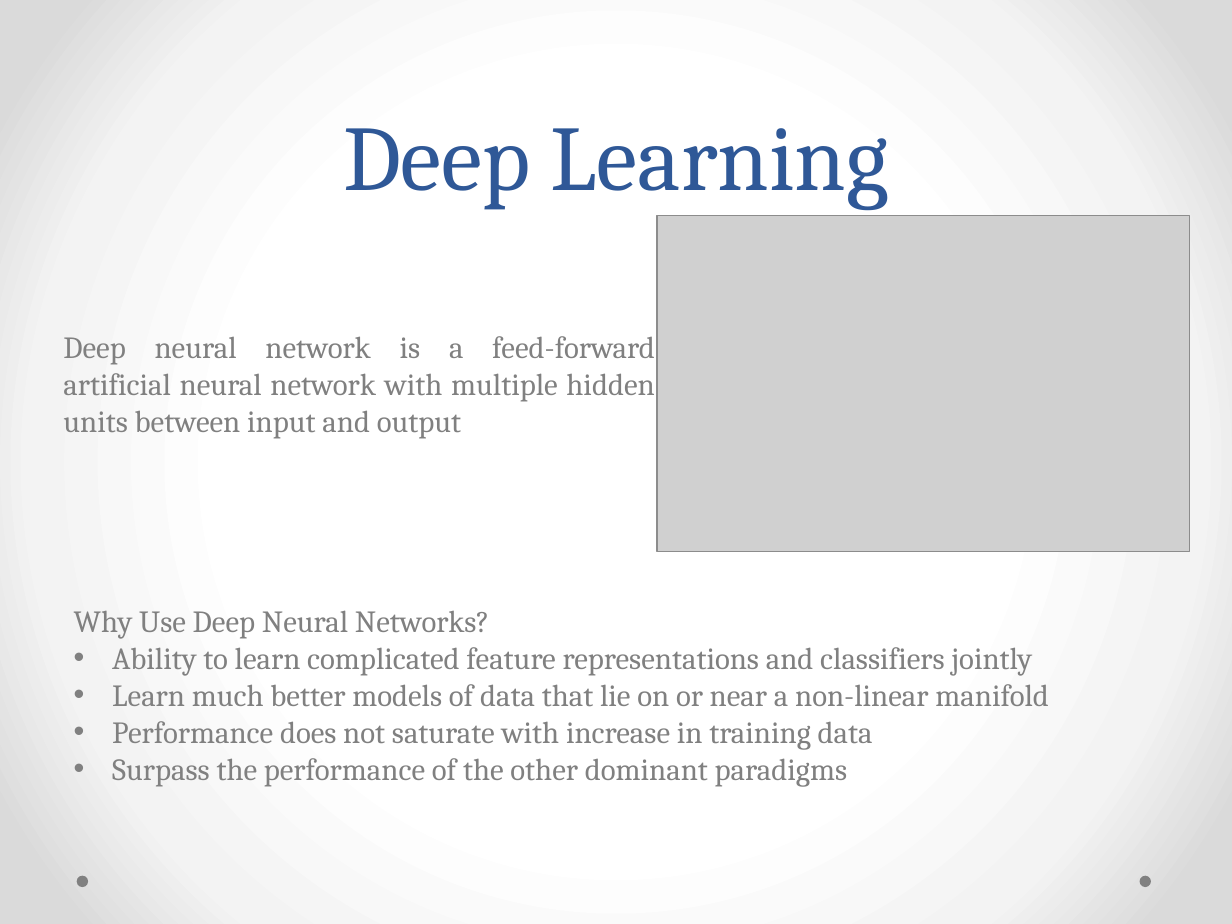
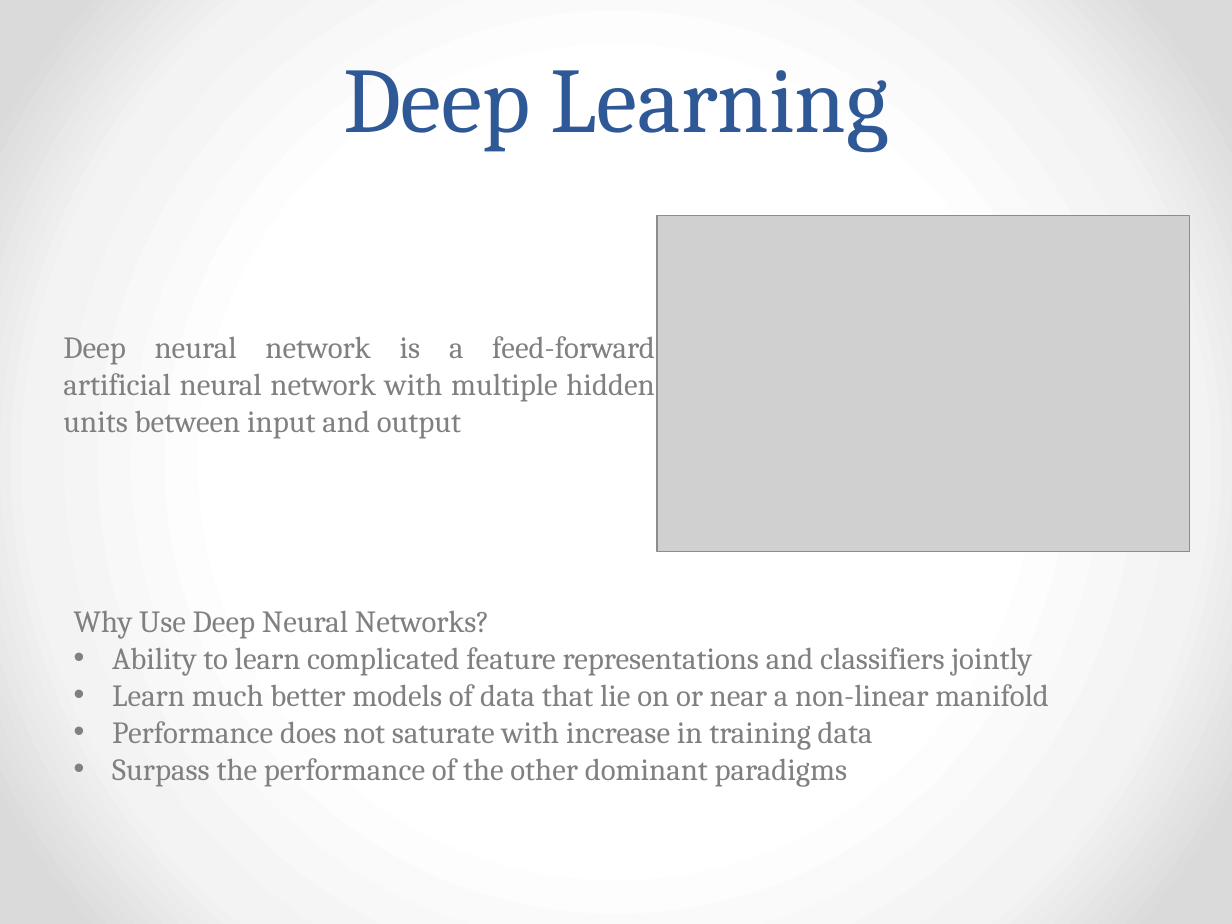
Before and after one commit to AudioExtractors/LanguageDetection, a slide deck: slide 11 of Docs/Presentation.pptx (slide 12 before the commit). Drawn at 1232x924 pixels with LibreOffice and Linux fonts; fonts in the diff are those of the drawing; grey boxes stand for pictures. Boxes give left, top, right and bottom in pixels: in the first picture for what was removed or moved away, otherwise in the second. Text is boxed around its words. In the diff, an @@ line names an element or a change of style, - is before the commit and + after.

```diff
--- a/Docs/Presentation.pptx
+++ b/Docs/Presentation.pptx
@@ title "Deep Learning": place and size @@
-title "Deep Learning" at (343, 128, 889, 210)
+title "Deep Learning" at (343, 70, 889, 152)
@@ ellipse removed at (76, 876, 87, 887) @@
@@ ellipse removed at (1140, 876, 1151, 887) @@
```
Also in this commit, not shown: 5 other slides changed.
